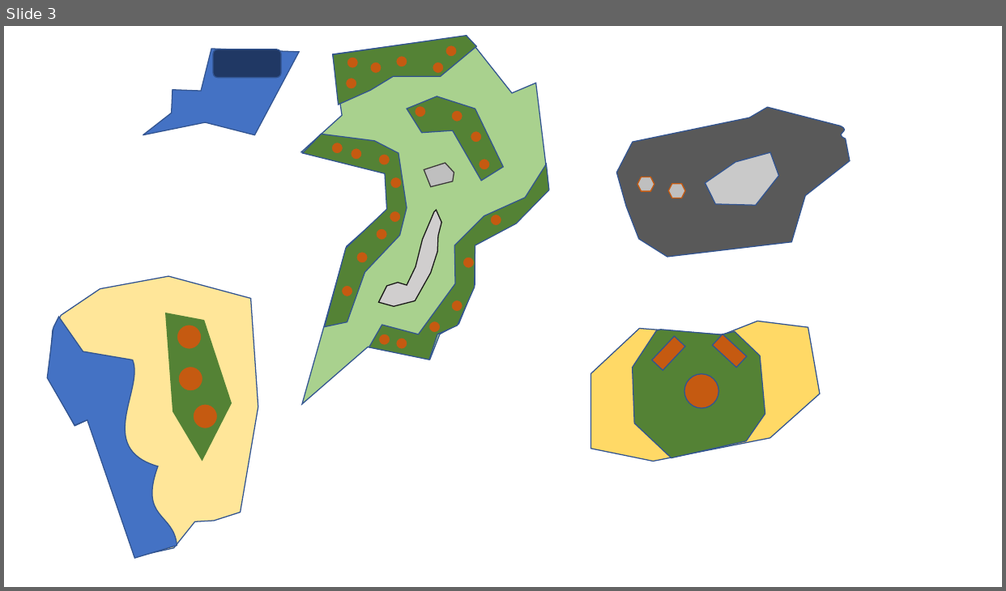
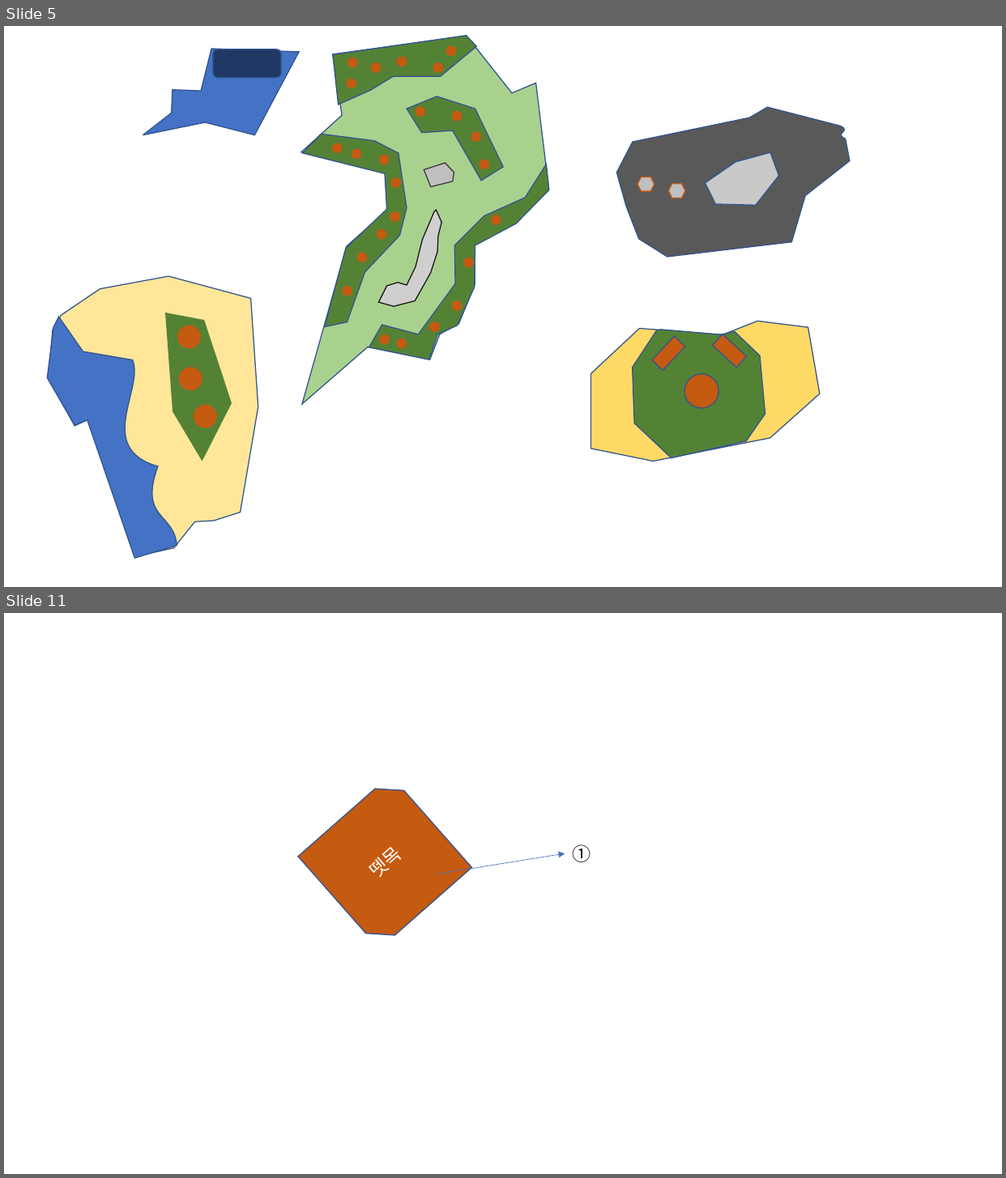
Before and after one commit to anglik0370/EscapeIsland, a slide deck: Document/맵/맵2.pptx. Shown one above the other, each under a label of ours: slide 3 before the commit, slides 5 and 11 after it; the slides between them are not shown. The pictures are 1006x591 and 1006x1178 pixels, drawn with LibreOffice and Linux fonts; fonts in the diff are those of the drawing. Boxes give left, top, right and bottom in pixels: in the first picture for what was removed or moved away, otherwise in the second. Text is boxed around its words. In the diff, an @@ line names an element or a change of style, - is before the commit and + after.

```diff
--- a/Document/맵/맵2.pptx
+++ b/Document/맵/맵2.pptx
@@ slide 11 added at (4,613,1002,1174), background #FFFFFF @@
@@ snip diag rect added at (298,776,471,949), fill #C55A11, outline #325491 1 pt, 18 pt, text #FFFFFF @@
+뗏목
@@ arrow added from (436, 875) to (565, 854), #4472C4 0.5 pt @@
@@ text added at (572,845,590,862), 18 pt, text #000000 @@
+①
@@ what was slide 3 is now slide 5 @@
```
Also in this commit, not shown: 7 other slides added, 4 other files.
